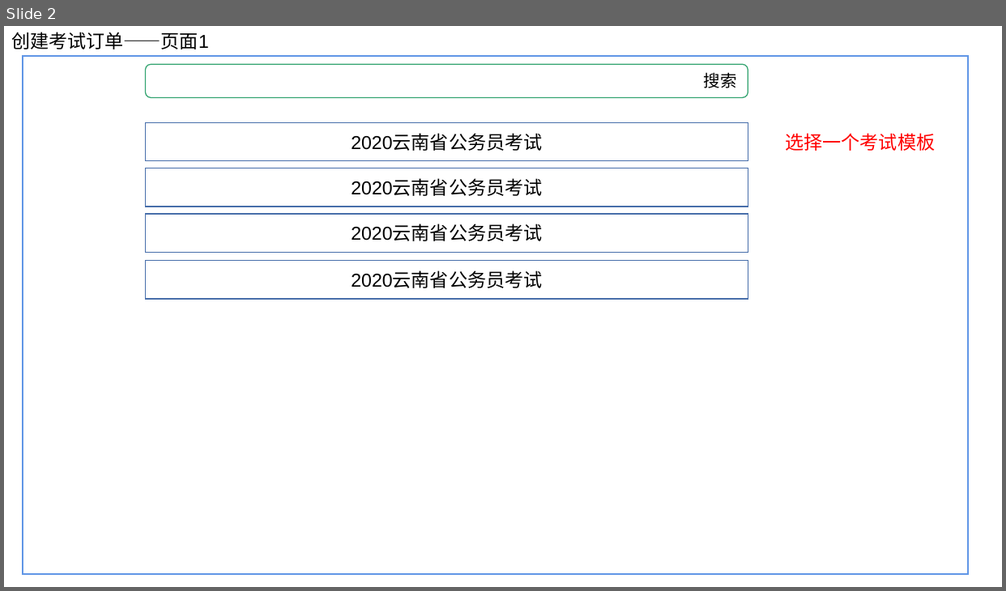
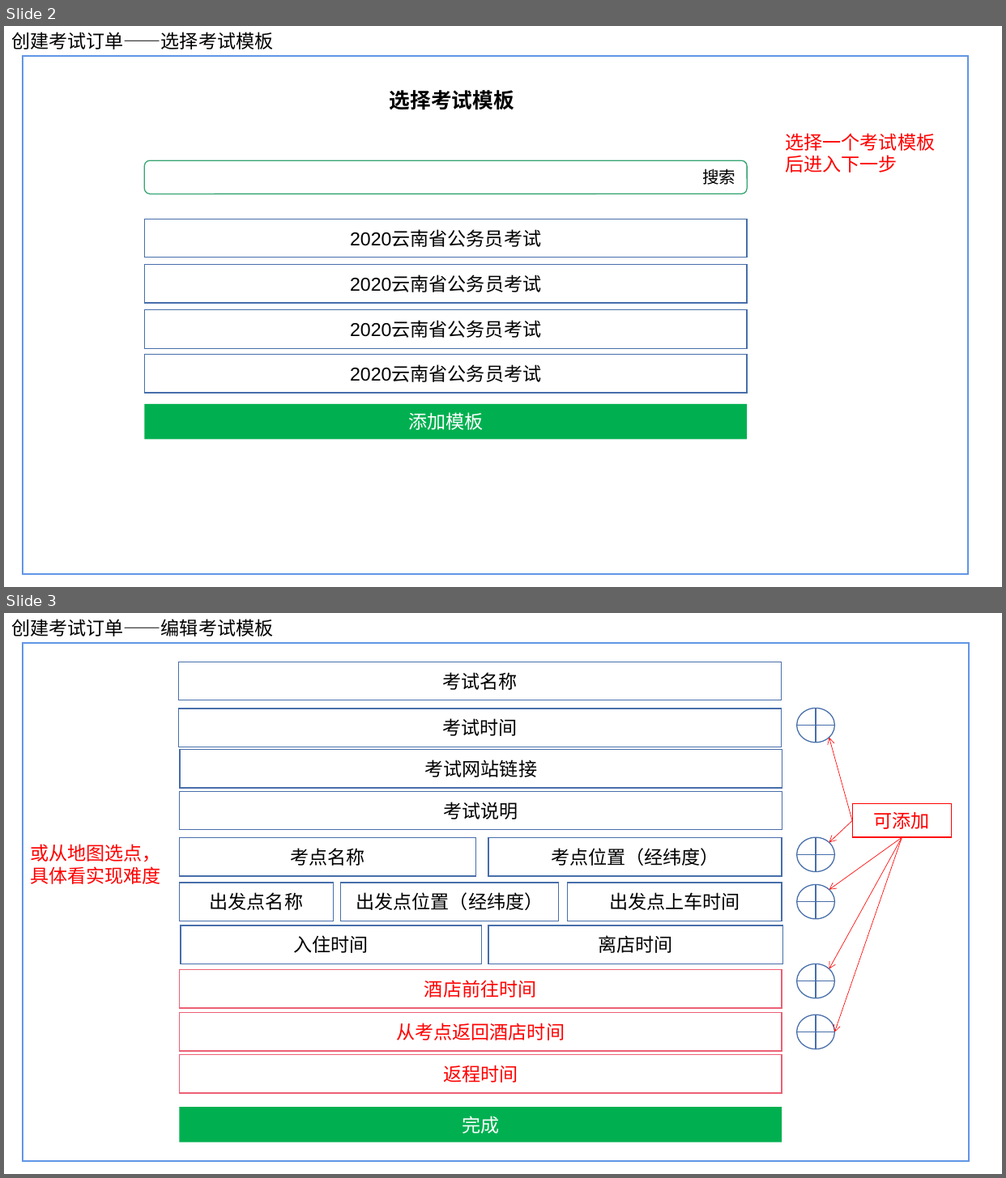
Before and after one commit to ISheenSomeOne/eTeam, a slide deck: eTeam需求界面1.pptx. Shown one above the other, each under a label of ours: slide 2 before the commit, slides 2 and 3 after it. The pictures are 1006x591 and 1006x1178 pixels, drawn with LibreOffice and Linux fonts; fonts in the diff are those of the drawing. Boxes give left, top, right and bottom in pixels: in the first picture for what was removed or moved away, otherwise in the second. Text is boxed around its words. In the diff, an @@ line names an element or a change of style, - is before the commit and + after.

```diff
--- a/eTeam需求界面1.pptx
+++ b/eTeam需求界面1.pptx
@@ slide 3 added at bbox=[4, 613, 1002, 1174], background #FFFFFF @@
@@ text added at bbox=[11, 619, 273, 636], 18 pt, text #000000 @@
+创建考试订单——编辑考试模板
@@ rectangle added at bbox=[23, 643, 969, 1161], outline #6096E6 1.5 pt @@
@@ rectangle added at bbox=[178, 662, 781, 700], outline #476FAA 1 pt, 18 pt, text #000000 @@
+考试名称
@@ rectangle added at bbox=[178, 709, 781, 747], outline #476FAA 1 pt, 18 pt, text #000000 @@
+考试时间
@@ flow chart or added at bbox=[797, 708, 835, 743], outline #476FAA 1 pt @@
@@ rectangle added at bbox=[180, 750, 782, 788], outline #476FAA 1 pt, 18 pt, text #000000 @@
+考试网站链接
@@ arrow added from (852, 821) to (829, 737), #FF0000 0.5 pt @@
@@ rectangle added at bbox=[179, 792, 782, 830], outline #476FAA 1 pt, 18 pt, text #000000 @@
+考试说明
@@ rectangle added at bbox=[852, 804, 951, 837], outline #FF0000 1 pt, 18 pt, text #FF0000 @@
+可添加
@@ arrow added from (852, 821) to (829, 843), #FF0000 0.5 pt @@
@@ text added at bbox=[30, 844, 161, 884], 18 pt, text #FF0000 @@
+或从地图选点，具体看实现难度
@@ rectangle added at bbox=[179, 838, 475, 876], outline #476FAA 1 pt, 18 pt, text #000000 @@
+考点名称
@@ rectangle added at bbox=[488, 838, 782, 876], outline #476FAA 1 pt, 18 pt, text #000000 @@
+考点位置（经纬度）
@@ flow chart or added at bbox=[797, 837, 835, 872], outline #476FAA 1 pt @@
@@ arrow added from (902, 837) to (829, 890), #FF0000 0.5 pt @@
@@ arrow added from (902, 837) to (829, 969), #FF0000 0.5 pt @@
@@ arrow added from (902, 837) to (835, 1033), #FF0000 0.5 pt @@
@@ rectangle added at bbox=[179, 883, 334, 921], outline #476FAA 1 pt, 18 pt, text #000000 @@
+出发点名称
@@ rectangle added at bbox=[341, 883, 559, 921], outline #476FAA 1 pt, 18 pt, text #000000 @@
+出发点位置（经纬度）
@@ rectangle added at bbox=[568, 883, 782, 921], outline #476FAA 1 pt, 18 pt, text #000000 @@
+出发点上车时间
@@ flow chart or added at bbox=[797, 884, 835, 919], outline #476FAA 1 pt @@
@@ rectangle added at bbox=[181, 926, 482, 964], outline #476FAA 1 pt, 18 pt, text #000000 @@
+入住时间
@@ rectangle added at bbox=[488, 926, 783, 964], outline #476FAA 1 pt, 18 pt, text #000000 @@
+离店时间
@@ rectangle added at bbox=[179, 970, 782, 1008], fill #FFFFFF, outline #EC5F74 1 pt, 18 pt, text #FF0000 @@
+酒店前往时间
@@ flow chart or added at bbox=[797, 964, 835, 999], outline #476FAA 1 pt @@
@@ rectangle added at bbox=[179, 1013, 782, 1051], fill #FFFFFF, outline #EC5F74 1 pt, 18 pt, text #FF0000 @@
+从考点返回酒店时间
@@ flow chart or added at bbox=[797, 1015, 835, 1050], outline #476FAA 1 pt @@
@@ rectangle added at bbox=[179, 1055, 782, 1093], fill #FFFFFF, outline #EC5F74 1 pt, 18 pt, text #FF0000 @@
+返程时间
@@ rectangle added at bbox=[179, 1107, 782, 1142], fill #00B050, 18 pt, text #FFFFFF @@
+完成
@@ slide 2 changed as well @@
@@ text at bbox=[11, 32, 273, 49]: text changed @@
-创建考试订单——页面1
+创建考试订单——选择考试模板
@@ text added at bbox=[390, 90, 514, 110], 20 pt, text #000000, bold @@
+选择考试模板
@@ text at bbox=[785, 133, 935, 173]: text changed @@
-选择一个考试模板
+选择一个考试模板后进入下一步
@@ 3 rectangles, 1 text, 1 rounded rectangle: place and size @@
-3 rectangles, 1 text, 1 rounded rectangle at bbox=[146, 64, 748, 252]
+3 rectangles, 1 text, 1 rounded rectangle at bbox=[145, 160, 748, 348]
@@ rectangle "2020云南省公务员考试": place and size @@
-rectangle "2020云南省公务员考试" at bbox=[146, 260, 748, 298]
+rectangle "2020云南省公务员考试" at bbox=[145, 355, 748, 393]
@@ rectangle added at bbox=[145, 404, 748, 439], fill #00B050, 18 pt, text #FFFFFF @@
+添加模板
```
Also in this commit, not shown: 1 other slide changed, 7 other slides added, 1 slide removed, 1 other file.
